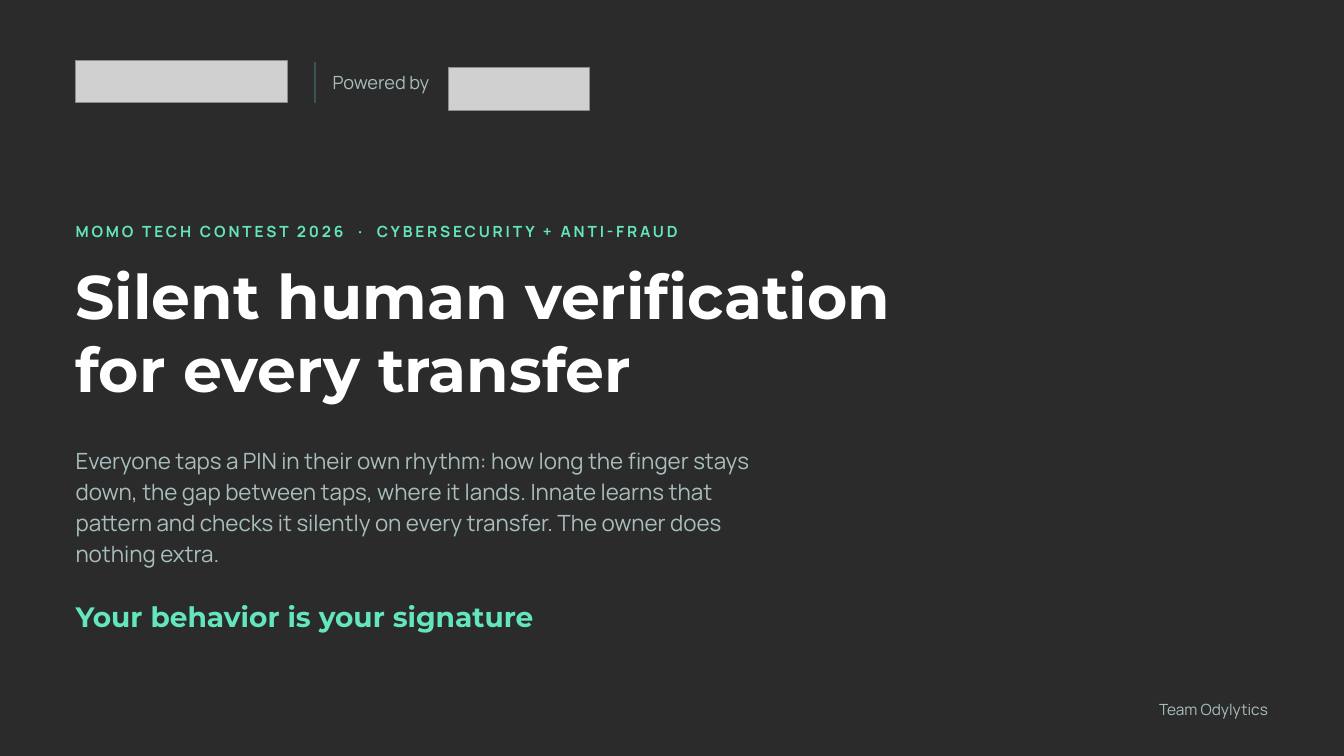
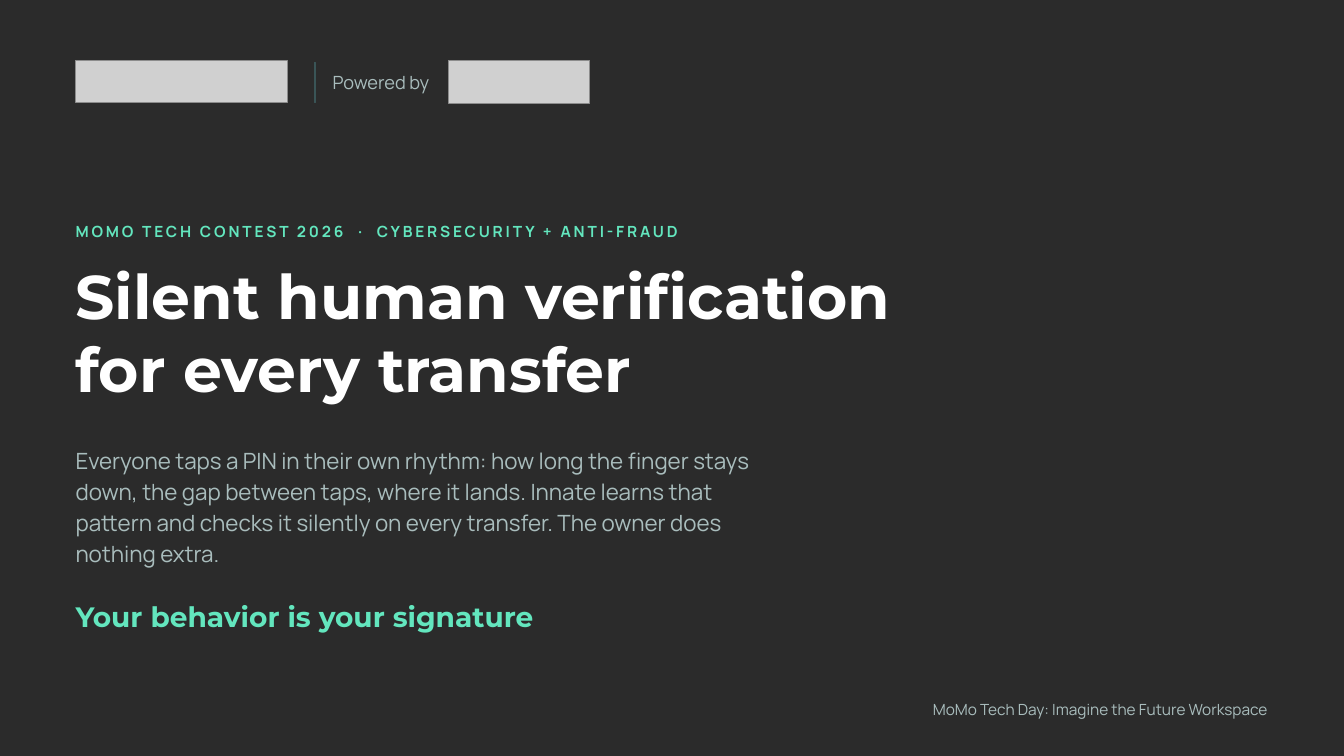
Before and after one commit to Odylytics/Innate_Odylytics, a slide deck: slide 1 of submission/Slide/Innate-slides.pptx. Drawn at 1344x756 pixels with LibreOffice and Linux fonts; fonts in the diff are those of the drawing; grey boxes stand for pictures; background and template pictures are left out; a plain dark background stands for a picture behind light text. Boxes give left, top, right and bottom in pixels: in the first picture for what was removed or moved away, otherwise in the second. Text is boxed around its words. In the diff, an @@ line names an element or a change of style, - is before the commit and + after.

```diff
--- a/submission/Slide/Innate-slides.pptx
+++ b/submission/Slide/Innate-slides.pptx
@@ picture: place and size @@
-picture at [449,68,590,110]
+picture at [449,60,590,103]
@@ text at [933,704,1268,719]: text changed @@
-Team Odylytics
+MoMo Tech Day: Imagine the Future Workspace
```
Also in this commit, not shown: 3 other files.
